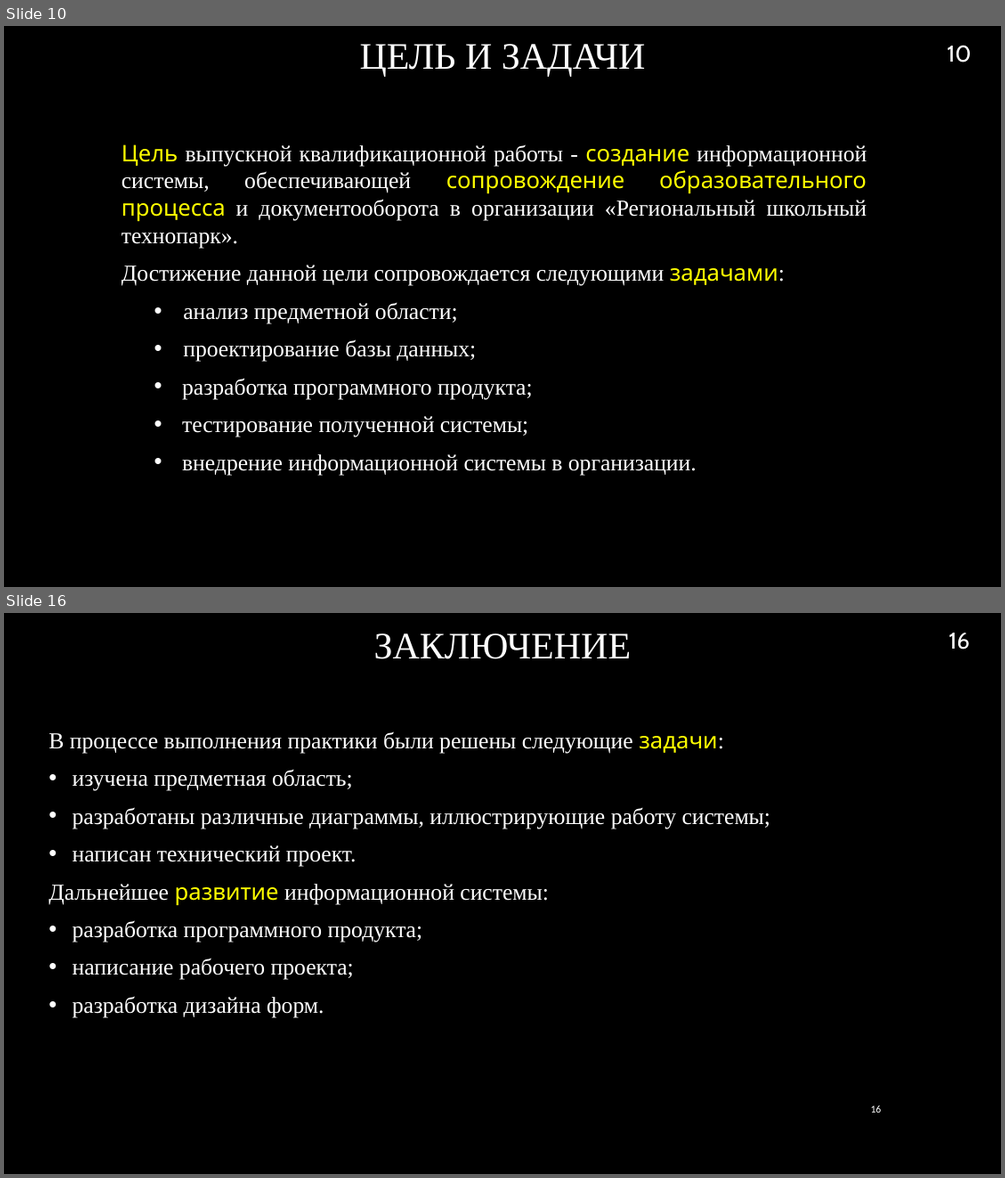
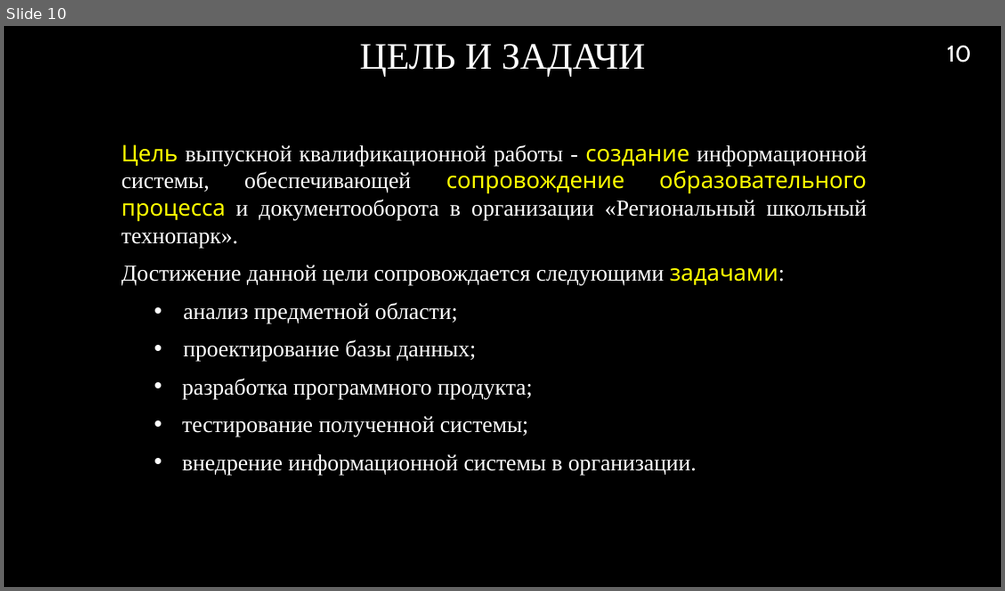
Before and after one commit to RAdKuzur/ASTU, a slide deck: Дипломная работа/Презентация.pptx. Shown one above the other, each under a label of ours: slides 10 and 16 before the commit, slide 10 after it; the slides between them are not shown. The pictures are 1005x1178 and 1005x591 pixels, drawn with LibreOffice and Linux fonts; fonts in the diff are those of the drawing; background and template pictures are left out. Boxes give left, top, right and bottom in pixels: in the first picture for what was removed or moved away, otherwise in the second. Text is boxed around its words. In the diff, an @@ line names an element or a change of style, - is before the commit and + after.

```diff
--- a/Дипломная работа/Презентация.pptx
+++ b/Дипломная работа/Презентация.pptx
@@ slide 16 removed at (4, 613, 1001, 1174), background picture (left out) @@
@@ title removed at (374, 633, 631, 659) @@
-ЗАКЛЮЧЕНИЕ
@@ page number removed at (948, 633, 970, 649) @@
-16
@@ text removed at (48, 731, 771, 1018) @@
-В процессе выполнения практики были решены следующие задачи:
-  • изучена предметная область;
-  • разработаны различные диаграммы, иллюстрирующие работу системы;
-  • написан технический проект.
-Дальнейшее развитие информационной системы:
-  • разработка программного продукта;
-  • написание рабочего проекта;
-  • разработка дизайна форм.
@@ page number removed at (871, 1105, 882, 1112) @@
-16
```
Also in this commit, not shown: 4 slides changed, 7 slides added, 2 other slides removed, 1 other file.
